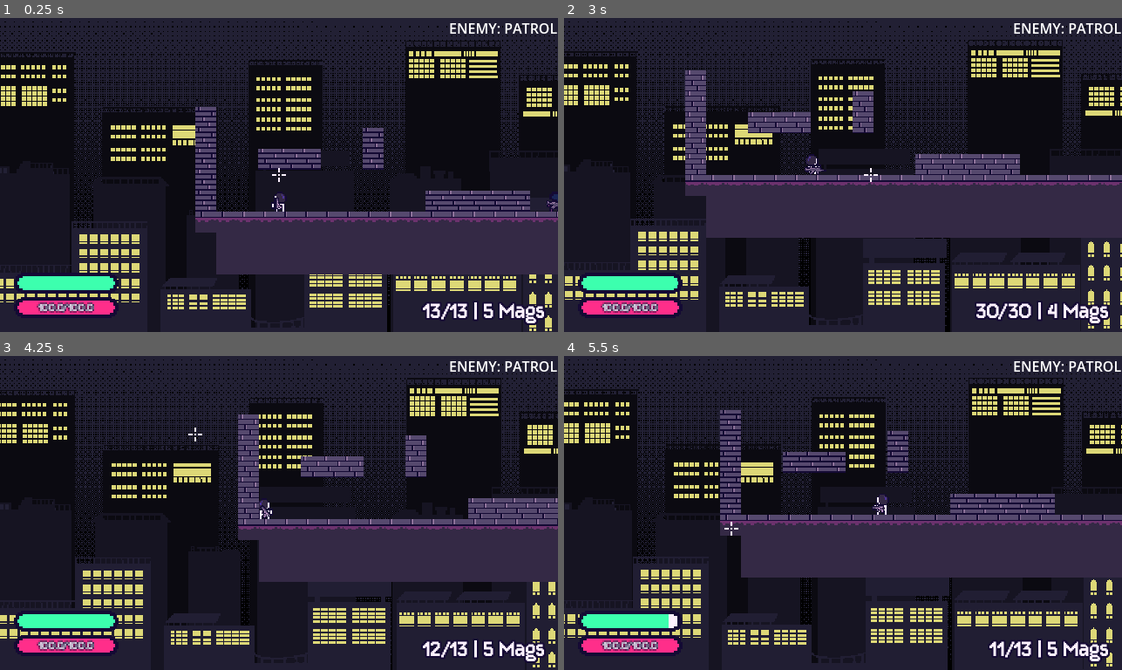
Above: before the commit, frames 1-4 (two rows, left to right).
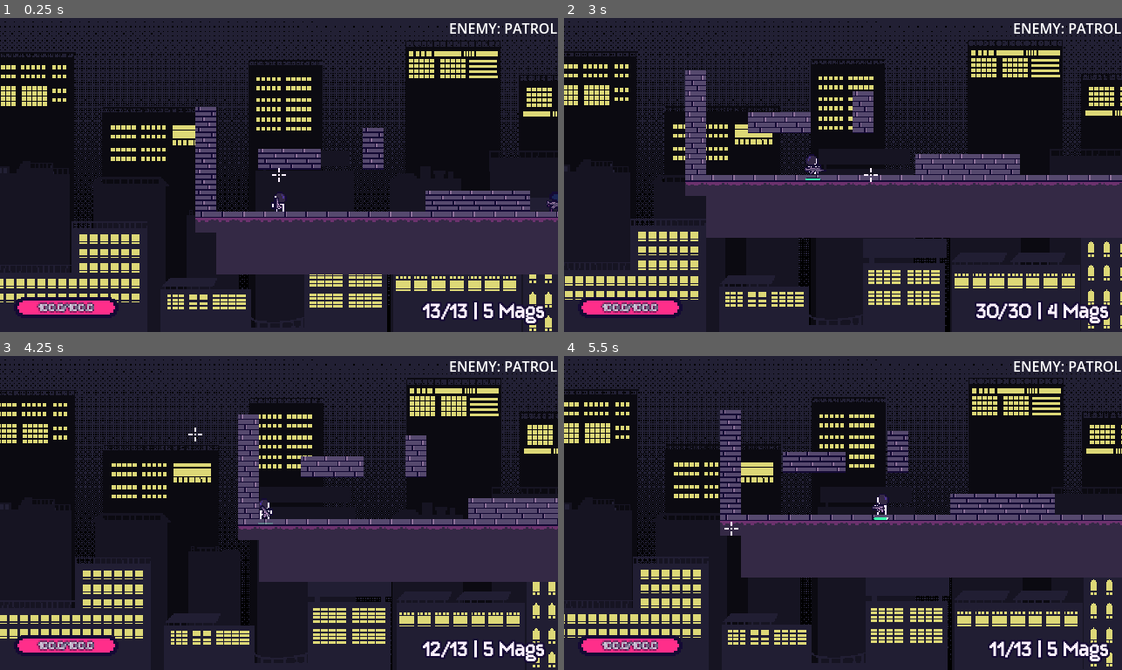
Above: after the commit, the same moments.

Repository: kyteidev/rogueshot
Game: Godot game, scene res://scenes/game_debug.tscn
Same seed, same stepped clock (60 frames per second), same inputs: the game is played once before the commit and once after it.
Inputs (mouse positions are in pixels of both pictures, inside the frame that each line leads up to):
- Up to frame 1 (0.25 s): no input
- Up to frame 2 (3 s): move the mouse to (815, 237) at 0.52 s; press the mouse at (815, 237) at 0.53 s; hold D (player_right) 0.53-2.03 s; tap W (player_jump) at 0.77, 1.52 s; move the mouse to (1010, 222) at 1.27 s; release the mouse at (1010, 222) at 1.28 s; tap Shift (player_sprint) at 1.35 s; move the mouse to (675, 127) at 2.02 s; hold A (player_left) from 2.03 s (still down); tap 1 (weapon_1) at 2.1 s; move the mouse to (870, 175) at 2.77 s; tap 2 (weapon_2) at 2.85 s
- Up to frame 3 (4.25 s): keep holding A (player_left); tap W (player_jump) at 3.02, 3.77 s; move the mouse to (195, 434) at 3.52 s; tap Q (weapon_cycle) at 3.6 s
- Up to frame 4 (5.5 s): move the mouse to (965, 497) at 4.27 s; release A (player_left) at 4.28 s; hold D (player_right) from 4.28 s (still down); click (965, 497) at 4.35 s; tap W (player_jump) at 4.52 s; move the mouse to (731, 528) at 5.02 s; hold Shift (player_sprint) from 5.03 s (still down)

The runs differ from the first frame. In frame 1, 0.8% of the frame differs, in the area x 2-22%, y 82-87%; in frame 2, 0.9%; in frame 3, 0.9%; in frame 4, 0.9%, in the area x 2-59%, y 51-88%.

Commit message:
move stamina bar to follow player

Diff:
--- a/scenes/characters/player.tscn
+++ b/scenes/characters/player.tscn
@@ -3,6 +3,8 @@
 [ext_resource type="Script" uid="uid://b573fhbhe8bh4" path="res://scripts/characters/player.gd" id="1_g2els"]
 [ext_resource type="Texture2D" uid="uid://qbn3jpuccsqe" path="res://assets/sprites/characters/player.png" id="2_g2els"]
 [ext_resource type="PackedScene" uid="uid://byeekqi7jy3jk" path="res://scenes/weapons/weapon.tscn" id="3_qhqgy"]
+[ext_resource type="Texture2D" uid="uid://cdf5h5jgg2u5w" path="res://assets/sprites/bar/bar-base.png" id="4_atpat"]
+[ext_resource type="Texture2D" uid="uid://wyplv53mg8ky" path="res://assets/sprites/bar/bar-progress.png" id="5_kqtwu"]
 
 [sub_resource type="AtlasTexture" id="AtlasTexture_76oj4"]
 atlas = ExtResource("2_g2els")
@@ -182,4 +184,46 @@
 [node name="Weapon" parent="." unique_id=1767955034 instance=ExtResource("3_qhqgy")]
 position = Vector2(0, -4)
 
+[node name="StaminaBarOutline" type="TextureRect" parent="." unique_id=282962897]
+modulate = Color(1, 1, 1, 0)
+z_index = 2
+anchors_preset = 2
+anchor_top = 1.0
+anchor_bottom = 1.0
+offset_left = -6.0
+offset_top = 2.0
+offset_right = 54.0
+offset_bottom = 14.0
+grow_vertical = 0
+scale = Vector2(0.2, 0.2)
+texture = ExtResource("4_atpat")
+stretch_mode = 2
+
+[node name="StaminaBar" type="TextureProgressBar" parent="StaminaBarOutline" unique_id=1117410703]
+z_index = 1
+layout_mode = 1
+offset_left = 2.0
+offset_top = 2.0
+offset_right = 58.0
+offset_bottom = 10.0
+value = 50.0
+texture_progress = ExtResource("5_kqtwu")
+tint_progress = Color(0.23529412, 1, 0.68235296, 1)
+
+[node name="StaminaLossBar" type="TextureProgressBar" parent="StaminaBarOutline" unique_id=310091520]
+layout_mode = 1
+offset_left = 2.0
+offset_top = 2.0
+offset_right = 58.0
+offset_bottom = 10.0
+value = 100.0
+texture_progress = ExtResource("5_kqtwu")
+tint_progress = Color(0.99215686, 0.94509804, 1, 1)
+
+[node name="StaminaBarTimer" type="Timer" parent="StaminaBarOutline" unique_id=1808188879]
+one_shot = true
+
+[node name="StaminaBarFadeTimer" type="Timer" parent="StaminaBarOutline" unique_id=194992971]
+one_shot = true
+
 [connection signal="timeout" from="DeathTimer" to="." method="_on_death_timer_timeout"]
--- a/scenes/hud.tscn
+++ b/scenes/hud.tscn
@@ -88,43 +88,6 @@
 [node name="HealthBarTimer" type="Timer" parent="HealthBarOutline" unique_id=1919540087]
 one_shot = true
 
-[node name="StaminaBarOutline" type="TextureRect" parent="." unique_id=2145359264]
-anchors_preset = 2
-anchor_top = 1.0
-anchor_bottom = 1.0
-offset_left = 16.0
-offset_top = -68.0
-offset_right = 76.0
-offset_bottom = -56.0
-grow_vertical = 0
-scale = Vector2(2, 2)
-texture = ExtResource("3_uo2fv")
-stretch_mode = 2
-
-[node name="StaminaBar" type="TextureProgressBar" parent="StaminaBarOutline" unique_id=1860971369]
-z_index = 1
-layout_mode = 1
-offset_left = 2.0
-offset_top = 2.0
-offset_right = 58.0
-offset_bottom = 10.0
-value = 50.0
-texture_progress = ExtResource("5_uo2fv")
-tint_progress = Color(0.23529412, 1, 0.68235296, 1)
-
-[node name="StaminaLossBar" type="TextureProgressBar" parent="StaminaBarOutline" unique_id=1318549191]
-layout_mode = 1
-offset_left = 2.0
-offset_top = 2.0
-offset_right = 58.0
-offset_bottom = 10.0
-value = 100.0
-texture_progress = ExtResource("5_uo2fv")
-tint_progress = Color(0.99215686, 0.94509804, 1, 1)
-
-[node name="StaminaBarTimer" type="Timer" parent="StaminaBarOutline" unique_id=423335567]
-one_shot = true
-
 [node name="DebugEnemyStateLabel" type="Label" parent="." unique_id=707954335]
 anchors_preset = 1
 anchor_left = 1.0
--- a/scripts/characters/player.gd
+++ b/scripts/characters/player.gd
@@ -11,6 +11,13 @@
 const STAMINA_RECOVERY_DELAY = 1.5
 const STAMINA_RECOVERY_RATE = 30.0
 const STAMINA_SLOW_RECOVERY_MULTIPLIER = 0.45
+
+const STAMINA_COLOR = Color("3cffae")
+const STAMINA_FLASH_COLOR = Color("32757c")
+const STAMINA_FLASH_DELAY = 0.5
+const STAMINA_BAR_DELAY = 0.5
+const STAMINA_BAR_FADE_DURATION = 0.3
+const STAMINA_BAR_FADE_DELAY = 1.0
 
 const SPRINT_STAMINA_RATE = 20.0
 const WALLBOUNCE_STAMINA_RATE = 15.0
@@ -84,6 +91,16 @@
 		stamina_depleted = value
 		sm.stamina_depleted = value
 
+var displayed_stamina_loss: float = 100.0
+var stamina_bar_faded: bool = false
+var stamina_bar_fading: bool = false
+var stamina_fade_timer_started: bool = false
+
+var health_tween: Tween
+var stamina_tween: Tween
+var stamina_fade_tween: Tween
+var stamina_was_depleted: bool = false
+
 @onready var coyote_timer := $CoyoteTimer
 @onready var jump_buffer_timer := $JumpBufferTimer
 
@@ -94,6 +111,12 @@
 
 @onready var weapon := $Weapon
 @onready var collision := $CollisionShape2D
+
+@onready var stamina_bar_outline := $StaminaBarOutline
+@onready var stamina_bar := $StaminaBarOutline/StaminaBar
+@onready var stamina_loss_bar := $StaminaBarOutline/StaminaLossBar
+@onready var stamina_bar_timer := $StaminaBarOutline/StaminaBarTimer
+@onready var stamina_bar_fade_timer := $StaminaBarOutline/StaminaBarFadeTimer
 
 
 func _ready() -> void:
@@ -245,12 +268,16 @@
 	if was_on_floor and not is_on_floor() and velocity.y >= 0:
 		coyote_timer.start(COYOTE_TIME)
 
+	# stamina
+	_update_stamina_bar(delta)
+
+
 
 func take_damage(damage: float) -> void:
 	# flash red when taking damage
 	var tween := create_tween()
-	tween.tween_property(self, "modulate", Color("ff0000"), DAMAGE_FLASH_DELAY)
-	tween.tween_property(self, "modulate", Color("ffffff"), DAMAGE_FLASH_DELAY)
+	tween.tween_property(anim_sprite, "modulate", Color("ff0000"), DAMAGE_FLASH_DELAY)
+	tween.tween_property(anim_sprite, "modulate", Color("ffffff"), DAMAGE_FLASH_DELAY)
 
 	if not is_dead:
 		health -= damage
@@ -267,3 +294,71 @@
 func _on_death_timer_timeout() -> void:
 	var scene: PackedScene = preload("res://scenes/menus/death_menu.tscn")
 	transition.start_transition(scene)
+
+
+func _update_stamina_bar(delta: float) -> void:
+	# fade stamina bar if stamina is full
+	if sm.stamina == MAX_STAMINA:
+		# apply delay before fade
+		if not stamina_bar_faded:
+			stamina_bar_faded = true
+			if not stamina_fade_timer_started:
+				stamina_bar_fade_timer.start(STAMINA_BAR_FADE_DELAY)
+				stamina_fade_timer_started = true
+
+		if not stamina_bar_fading and stamina_fade_timer_started and stamina_bar_fade_timer.is_stopped():
+			stamina_bar_fading = true
+
+			stamina_fade_tween = create_tween()
+			stamina_fade_tween.tween_property(stamina_bar_outline, "modulate", Color("ffffff00"), 0.5)\
+					.set_trans(Tween.TRANS_CUBIC).set_ease(Tween.EASE_OUT)
+	else:
+		if stamina_fade_tween:
+			stamina_fade_tween.kill()
+
+		stamina_bar_faded = false
+		stamina_bar_fading = false
+		stamina_fade_timer_started = false
+		stamina_bar_outline.modulate = Color("ffffffff")
+
+	# update stamina info
+	stamina_bar.value = sm.stamina
+
+	# flash stamina bar if completely depleted
+	if sm.stamina_depleted and not stamina_was_depleted:
+		start_stamina_flash()
+	elif not sm.stamina_depleted and stamina_was_depleted:
+		stop_stamina_flash()
+	stamina_was_depleted = sm.stamina_depleted
+
+	# delay the stamina loss bar
+	if sm.used_stamina:
+		sm.used_stamina = false
+		stamina_bar_timer.start(STAMINA_BAR_DELAY)
+
+	if sm.stamina >= displayed_stamina_loss:
+		displayed_stamina_loss = sm.stamina
+	elif stamina_bar_timer.is_stopped():
+		displayed_stamina_loss = lerpf(displayed_stamina_loss, sm.stamina, 1.0 - exp(-10.0 * delta))
+
+		# snap to value if close enough
+		if absf(displayed_stamina_loss - sm.stamina) < 0.1:
+			displayed_stamina_loss = sm.stamina
+
+	stamina_loss_bar.value = displayed_stamina_loss
+
+
+func start_stamina_flash() -> void:
+	if stamina_tween:
+		stamina_tween.kill()
+
+	stamina_tween = create_tween().set_loops()
+	stamina_tween.tween_property(stamina_bar, "tint_progress", STAMINA_FLASH_COLOR, STAMINA_FLASH_DELAY)
+	stamina_tween.tween_property(stamina_bar, "tint_progress", STAMINA_COLOR, STAMINA_FLASH_DELAY)
+
+
+func stop_stamina_flash() -> void:
+	if stamina_tween:
+		stamina_tween.kill()
+
+	create_tween().tween_property(stamina_bar, "tint_progress", STAMINA_COLOR, STAMINA_FLASH_DELAY)
--- a/scripts/hud.gd
+++ b/scripts/hud.gd
@@ -1,22 +1,15 @@
 extends CanvasLayer
 
+
 const HEALTH_BAR_DELAY = 0.5
-const STAMINA_BAR_DELAY = 0.5
-
-const STAMINA_COLOR = Color("3cffae")
-const STAMINA_FLASH_COLOR = Color("32757c")
-const STAMINA_FLASH_DELAY = 0.5
 
 @export var enemy: CharacterBody2D
 
 var sm := StateManager
 
 var displayed_health_loss: float = 100.0
-var displayed_stamina_loss: float = 100.0
 
 var health_tween: Tween
-var stamina_tween: Tween
-var stamina_was_depleted: bool = false
 
 @onready var ammo_mag_label := $AmmoMagLabel
 
@@ -24,10 +17,6 @@
 @onready var health_loss_bar := $HealthBarOutline/HealthLossBar
 @onready var health_bar_text := $HealthBarOutline/HealthBar/HealthBarText
 @onready var health_timer := $HealthBarOutline/HealthBarTimer
-
-@onready var stamina_bar := $StaminaBarOutline/StaminaBar
-@onready var stamina_loss_bar := $StaminaBarOutline/StaminaLossBar
-@onready var stamina_timer := $StaminaBarOutline/StaminaBarTimer
 
 @onready var debug_enemy_state_label := $DebugEnemyStateLabel
 
@@ -45,7 +34,7 @@
 	health_bar.value = sm.health
 	health_bar_text.text = "%s/%s" % [sm.health, sm.max_health]
 
-	# delay the stamina loss bar
+	# delay the health loss bar
 	if sm.lost_health:
 		sm.lost_health = false
 		health_timer.start(HEALTH_BAR_DELAY)
@@ -61,48 +50,6 @@
 
 	health_loss_bar.value = displayed_health_loss
 
-	# update stamina info
-	stamina_bar.value = sm.stamina
-
-	# flash stamina bar if completely depleted
-	if sm.stamina_depleted and not stamina_was_depleted:
-		start_stamina_flash()
-	elif not sm.stamina_depleted and stamina_was_depleted:
-		stop_stamina_flash()
-	stamina_was_depleted = sm.stamina_depleted
-
-	# delay the stamina loss bar
-	if sm.used_stamina:
-		sm.used_stamina = false
-		stamina_timer.start(STAMINA_BAR_DELAY)
-
-	if sm.stamina >= displayed_stamina_loss:
-		displayed_stamina_loss = sm.stamina
-	elif stamina_timer.is_stopped():
-		displayed_stamina_loss = lerpf(displayed_stamina_loss, sm.stamina, 1.0 - exp(-10.0 * delta))
-
-		# snap to value if close enough
-		if absf(displayed_stamina_loss - sm.stamina) < 0.1:
-			displayed_stamina_loss = sm.stamina
-
-	stamina_loss_bar.value = displayed_stamina_loss
-
 	# DEBUG SECTION
 	if enemy:
 		debug_enemy_state_label.text = "ENEMY: %s" % enemy.State.keys()[enemy.state]
-
-
-func start_stamina_flash() -> void:
-	if stamina_tween:
-		stamina_tween.kill()
-
-	stamina_tween = create_tween().set_loops()
-	stamina_tween.tween_property(stamina_bar, "tint_progress", STAMINA_FLASH_COLOR, STAMINA_FLASH_DELAY)
-	stamina_tween.tween_property(stamina_bar, "tint_progress", STAMINA_COLOR, STAMINA_FLASH_DELAY)
-
-
-func stop_stamina_flash() -> void:
-	if stamina_tween:
-		stamina_tween.kill()
-
-	create_tween().tween_property(stamina_bar, "tint_progress", STAMINA_COLOR, STAMINA_FLASH_DELAY)
